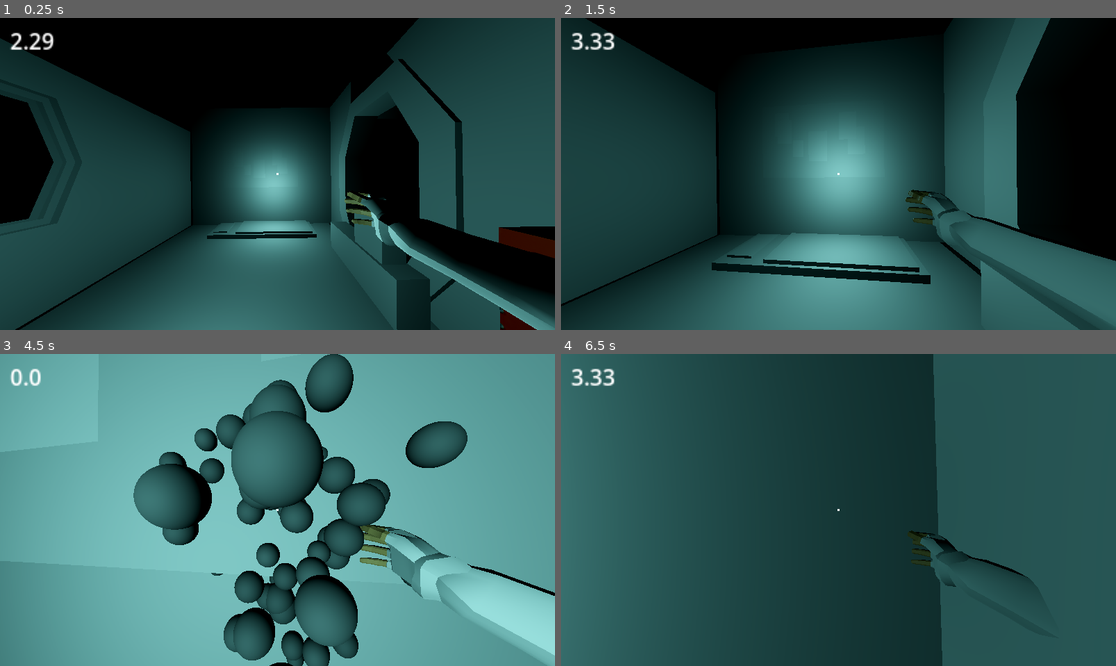
Above: before the commit, frames 1-4 (two rows, left to right).
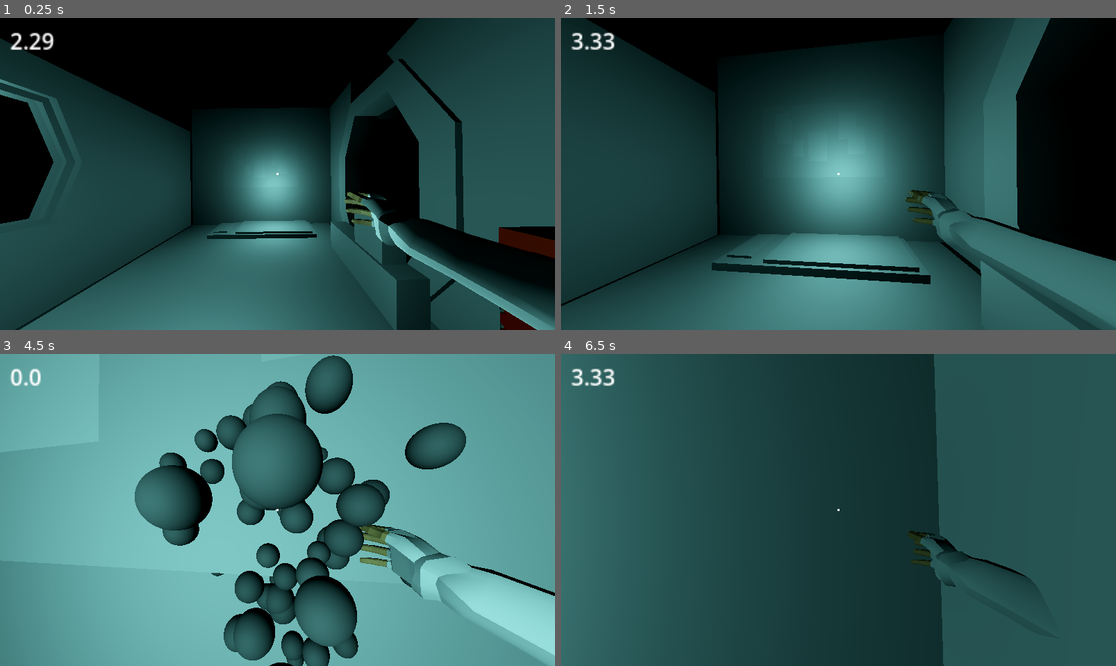
Above: after the commit, the same moments.

Repository: furiousknight25/blackout
Game: Godot game, scene res://scenes/TestSceneOne.tscn
The game is run twice, just before and just after one commit, with the same random seed, the same clock (stepped at 60 frames per second) and the same inputs. Sound files missing from this copy of the repository are replaced by a short silence.
Inputs (mouse positions are in pixels of both pictures, inside the frame that each line leads up to):
- Up to frame 1 (0.25 s): no input
- Up to frame 2 (1.5 s): move the mouse to (866, 174) at 0.52 s; hold Right mouse button (interact) 0.53-1.28 s; hold W (forward) from 0.53 s (still down); move the mouse to (810, 174) at 1.27 s; right-click (810, 174) at 1.35 s
- Up to frame 3 (4.5 s): keep holding W (forward); move the mouse to (288, 503) at 2.02 s; hold Right mouse button (interact) 2.03-2.78 s; click (288, 503) at 2.1 s; move the mouse to (271, 516) at 2.77 s; right-click (271, 516) at 2.85 s; move the mouse to (316, 513) at 3.52 s; hold Right mouse button (interact) 3.53-4.28 s; move the mouse to (233, 506) at 4.27 s; click (233, 506) at 4.35 s
- Up to frame 4 (6.5 s): right-click (794, 506) at 4.55 s; move the mouse to (844, 510) at 5.02 s; hold Right mouse button (interact) 5.03-5.78 s; move the mouse to (816, 503) at 5.77 s; release W (forward) at 5.78 s; hold D (right) from 5.78 s (still down); right-click (816, 503) at 5.85 s

The runs differ from the first frame. In frame 1, 5.0% of the frame differs, in the area x 0-74%, y 19-100%; in frame 2, 0.3%; in frame 3, 0.9%; in frame 4, 0.2%.

Commit message:
Working Radio

Diff:
--- a/project.godot
+++ b/project.godot
@@ -30,6 +30,7 @@
 
 interact=""
 enemy=""
+single_interact=""
 
 [input]
 
--- a/scenes/TestSceneOne.tscn
+++ b/scenes/TestSceneOne.tscn
@@ -1,5 +1,6 @@
-[gd_scene load_steps=58 format=3 uid="uid://bhjt1cdfsdu1i"]
-
+[gd_scene load_steps=59 format=3 uid="uid://bhjt1cdfsdu1i"]
+
+[ext_resource type="PackedScene" uid="uid://38kwueiyjval" path="res://scenes/radio.tscn" id="1_5i8ps"]
 [ext_resource type="PackedScene" uid="uid://bcx63mqj80yes" path="res://scenes/FirstPersonController.tscn" id="2_gt4fr"]
 [ext_resource type="PackedScene" uid="uid://b7m1msuc4mlpj" path="res://assets/room2.glb" id="2_jx57p"]
 [ext_resource type="PackedScene" uid="uid://x6vsw1owjg5r" path="res://scenes/BigEnemy.tscn" id="3_5i8ps"]
@@ -198,6 +199,12 @@
 omni_range = 7.0659
 omni_attenuation = 1.404
 
+[node name="OmniLight3D4" type="OmniLight3D" parent="Lights"]
+transform = Transform3D(1, 0, 0, 0, 1, 0, 0, 0, 1, -2.30228, 5.29922, 1.22324)
+light_color = Color(0.401268, 0.595235, 0.58833, 1)
+omni_range = 7.0659
+omni_attenuation = 1.404
+
 [node name="Player" parent="." instance=ExtResource("2_gt4fr")]
 transform = Transform3D(1, 0, 0, 0, 1, 0, 0, 0, 1, 2.06788, 3.64809, 2.83942)
 
@@ -239,8 +246,24 @@
 [node name="Reset2" type="Marker3D" parent="EnemyStuff"]
 transform = Transform3D(1, 0, 0, 0, 1, 0, 0, 0, 1, -9.54874, 3.31501, 2.22824)
 
+[node name="Generator" parent="." groups=["interact"] instance=ExtResource("3_jx57p")]
+transform = Transform3D(-4.37114e-08, 0, -1, 0, 1, 0, 1, 0, -4.37114e-08, 3.98113, 2.32223, 3.71183)
+
+[node name="PowerEaterManager" parent="." instance=ExtResource("4_kq5yr")]
+transform = Transform3D(-1, 0, -8.74228e-08, 0, 1, 0, 8.74228e-08, 0, -1, 3.98636, 1.89579, 7.08039)
+
+[node name="ShellBox" parent="." instance=ExtResource("5_4ch7m")]
+transform = Transform3D(1, 0, 0, 0, 1, 0, 0, 0, 1, -0.0807505, 3.07981, 6.63999)
+
+[node name="Computer" parent="." instance=ExtResource("6_ok512")]
+transform = Transform3D(-2.88495e-08, 0.66, -2.88495e-08, 0, -2.88495e-08, -0.66, -0.66, -2.88495e-08, 1.26105e-15, -1.60851, 3.26402, 3.74345)
+
+[node name="Radio" parent="." instance=ExtResource("1_5i8ps")]
+transform = Transform3D(-0.129078, 0, 0.378601, 0, 0.4, 0, -0.378601, 0, -0.129078, -1.19844, 3.07878, 5.02312)
+
 [node name="room2" parent="." instance=ExtResource("2_jx57p")]
 transform = Transform3D(1.37724, 0, 0, 0, 1.37724, 0, 0, 0, 1.37724, 1.37309, 1.19209e-07, 0.992735)
+metadata/_edit_lock_ = true
 
 [node name="Plane" parent="room2" index="0"]
 transform = Transform3D(2.15279, -0.00323608, -0.00847179, 0.00322881, 2.1528, -0.00548978, 0.00491837, 0.00317666, 3.71175, 0.108349, 1.22631, 0.754505)
@@ -628,16 +651,4 @@
 [node name="CollisionShape3D" type="CollisionShape3D" parent="room2/Cube/StaticBody3D"]
 shape = SubResource("ConvexPolygonShape3D_1y87m")
 
-[node name="Generator" parent="." groups=["interact"] instance=ExtResource("3_jx57p")]
-transform = Transform3D(-4.37114e-08, 0, -1, 0, 1, 0, 1, 0, -4.37114e-08, 3.98113, 2.32223, 3.71183)
-
-[node name="PowerEaterManager" parent="." instance=ExtResource("4_kq5yr")]
-transform = Transform3D(-1, 0, -8.74228e-08, 0, 1, 0, 8.74228e-08, 0, -1, 3.98636, 1.89579, 7.08039)
-
-[node name="ShellBox" parent="." instance=ExtResource("5_4ch7m")]
-transform = Transform3D(1, 0, 0, 0, 1, 0, 0, 0, 1, -0.0807505, 3.07981, 6.63999)
-
-[node name="Computer" parent="." instance=ExtResource("6_ok512")]
-transform = Transform3D(-2.88495e-08, 0.66, -2.88495e-08, 0, -2.88495e-08, -0.66, -0.66, -2.88495e-08, 1.26105e-15, -1.60851, 3.26402, 3.74345)
-
 [editable path="room2"]
--- /dev/null
+++ b/scenes/radio.tscn
@@ -0,0 +1,69 @@
+[gd_scene load_steps=10 format=3 uid="uid://38kwueiyjval"]
+
+[ext_resource type="Script" uid="uid://b6fp5x67qvxl6" path="res://scripts/radio.gd" id="1_y83x7"]
+
+[sub_resource type="BoxShape3D" id="BoxShape3D_ldjbc"]
+size = Vector3(1.12338, 0.64035, 0.398438)
+
+[sub_resource type="BoxMesh" id="BoxMesh_fo3mb"]
+size = Vector3(1.11, 0.595, 0.335)
+
+[sub_resource type="StandardMaterial3D" id="StandardMaterial3D_y83x7"]
+albedo_color = Color(0.423972, 0.592976, 0.414963, 1)
+
+[sub_resource type="CapsuleMesh" id="CapsuleMesh_ldjbc"]
+radius = 0.02
+height = 1.24
+
+[sub_resource type="SphereMesh" id="SphereMesh_7h80l"]
+radius = 0.075
+height = 0.15
+
+[sub_resource type="StandardMaterial3D" id="StandardMaterial3D_4b7o3"]
+albedo_color = Color(0.58967, 0.536616, 0.516838, 1)
+
+[sub_resource type="CylinderMesh" id="CylinderMesh_3mpwk"]
+lightmap_size_hint = Vector2i(10, 7)
+top_radius = 0.19
+bottom_radius = 0.28
+height = 0.11
+
+[sub_resource type="StandardMaterial3D" id="StandardMaterial3D_hhhqh"]
+albedo_color = Color(0.401196, 0.455569, 0.316384, 1)
+
+[node name="Radio" type="StaticBody3D" groups=["single_interact"]]
+script = ExtResource("1_y83x7")
+
+[node name="DialogueTimer" type="Timer" parent="."]
+wait_time = 0.1
+
+[node name="CollisionShape3D" type="CollisionShape3D" parent="."]
+transform = Transform3D(1, 0, 0, 0, 1, 0, 0, 0, 1, -0.00291443, 0.0198212, 0.0224609)
+shape = SubResource("BoxShape3D_ldjbc")
+
+[node name="Label3D" type="Label3D" parent="."]
+transform = Transform3D(1, 0, 0, 0, 1, 0, 0, 0, 1, 0, 0.652059, 0)
+
+[node name="Placeholder Mesh" type="Node3D" parent="."]
+
+[node name="MeshInstance3D" type="MeshInstance3D" parent="Placeholder Mesh"]
+mesh = SubResource("BoxMesh_fo3mb")
+skeleton = NodePath("../..")
+surface_material_override/0 = SubResource("StandardMaterial3D_y83x7")
+
+[node name="MeshInstance3D2" type="MeshInstance3D" parent="Placeholder Mesh"]
+transform = Transform3D(0.954146, -0.299341, 0, 0.299341, 0.954146, 0, 0, 0, 1, 0.262924, 0.787485, -0.000359416)
+mesh = SubResource("CapsuleMesh_ldjbc")
+skeleton = NodePath("../..")
+
+[node name="MeshInstance3D3" type="MeshInstance3D" parent="Placeholder Mesh"]
+transform = Transform3D(1, 0, 0, 0, 1, 0, 0, 0, 1, 0.411299, 0.302168, 0)
+mesh = SubResource("SphereMesh_7h80l")
+skeleton = NodePath("../..")
+surface_material_override/0 = SubResource("StandardMaterial3D_4b7o3")
+
+[node name="MeshInstance3D4" type="MeshInstance3D" parent="Placeholder Mesh"]
+transform = Transform3D(1, 0, 0, 0, -4.37114e-08, -1, 0, 1, -4.37114e-08, -0.23603, 0, 0.148252)
+mesh = SubResource("CylinderMesh_3mpwk")
+skeleton = NodePath("../..")
+surface_material_override/0 = SubResource("StandardMaterial3D_hhhqh")
--- a/scripts/big_enemy.gd
+++ b/scripts/big_enemy.gd
@@ -98,7 +98,7 @@
 
 func generatorLow():
 	spawn_probability = 6
-	light_speed_modifier = 2.0
+	light_speed_modifier = 1.5
 
 func generatorHigh():
 	spawn_probability = 3
--- a/scripts/first_person_controller.gd
+++ b/scripts/first_person_controller.gd
@@ -44,6 +44,11 @@
 		if face_ray_cast.is_colliding():
 			if face_ray_cast.get_collider().is_in_group('interact'):
 				face_ray_cast.get_collider().interact(delta)
+
+	if Input.is_action_just_pressed("interact"):
+		if face_ray_cast.is_colliding():
+			if face_ray_cast.get_collider().is_in_group('single_interact'):
+				face_ray_cast.get_collider().single_interact()
 
 	match cur_state:
 		STATE.GROUNDED:
--- /dev/null
+++ b/scripts/radio.gd
@@ -0,0 +1,63 @@
+extends Node3D
+
+var first_night = [
+	"Good, you're awake",
+	"listen closely.",
+	"Recharge the generator",
+	"with RMB.",
+	". . .",
+	"Shoot with LMB"
+]
+var second_night = [
+
+]
+var third_night = [
+
+]
+
+var line_index = 0
+var character_index = 0
+
+var current_script : Array = first_night
+var current_line : String = ""
+
+@onready var label_3d: Label3D = $Label3D
+@onready var dialogue_timer: Timer = $DialogueTimer
+
+func _ready() -> void:
+	setup.call_deferred()
+
+func setup():
+	# wait for the first physics frame to playe
+	await get_tree().physics_frame
+
+	# wait a moment before starting
+	await get_tree().create_timer(3.0).timeout
+	dialogue_timer.start()
+	get_next_line()
+
+func single_interact():
+	# TODO: skip dialogue when interacting with radio
+	get_next_line()
+
+func get_next_line():
+	if line_index < current_script.size():
+		current_line = current_script.get(line_index)
+		display_next_character()
+		line_index += 1
+	else:
+		line_index = 0
+		end_dialogue()
+
+
+func display_next_character():
+	if character_index <= current_line.length():
+		label_3d.text = current_line.left(character_index)
+		await dialogue_timer.timeout
+		character_index += 1
+		display_next_character()
+	else:
+		character_index = 0
+
+func end_dialogue():
+	print('dialogue ended')
Not shown, added: scripts/radio.gd.uid
